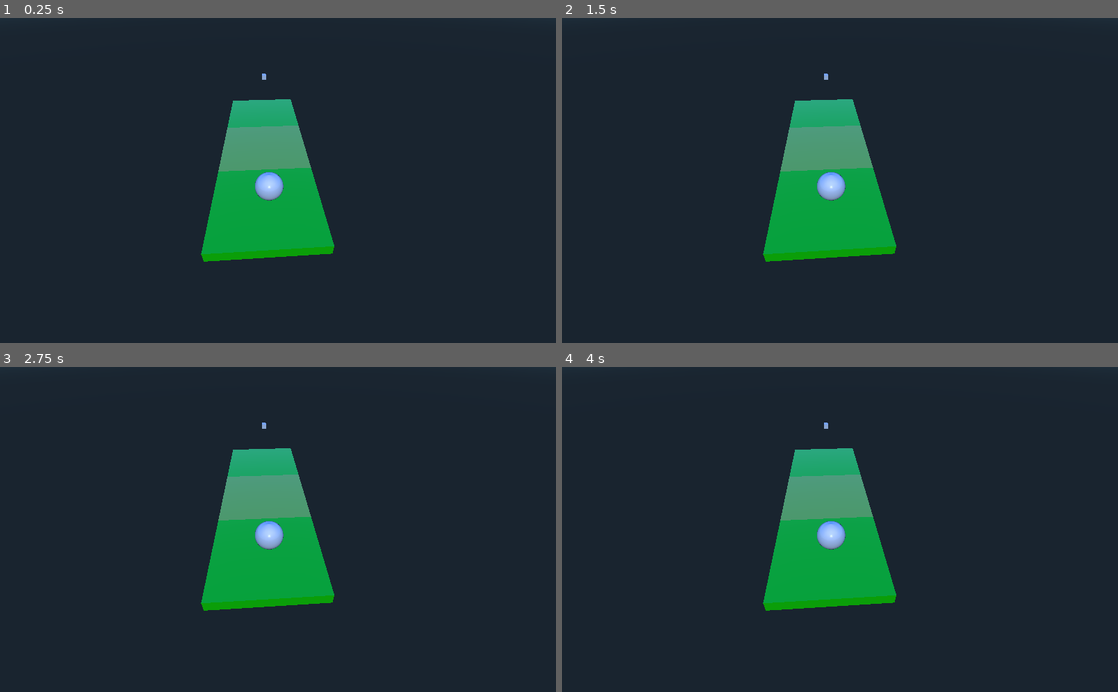
Above: before the commit, frames 1-4 (two rows, left to right).
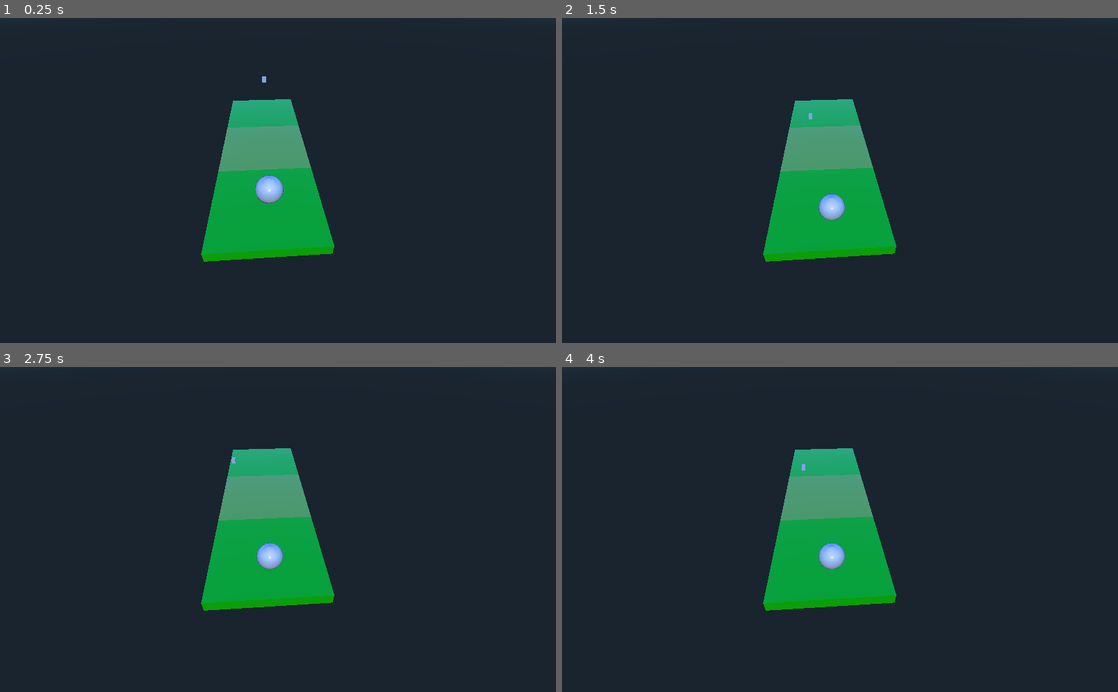
Above: after the commit, the same moments.

Repository: jbreslin33/breslinsoccer
Game: Godot game, scene res://Main.tscn
Same seed, same stepped clock (60 frames per second), same inputs: the game is played once before the commit and once after it.
Inputs:
- Up to frame 1 (0.25 s): no input
- Up to frame 2 (1.5 s): hold Right (ui_right) 0.53-1.28 s; tap Enter at 1.25 s; hold Down (ui_down) from 1.28 s (still down)
- Up to frame 3 (2.75 s): tap Space at 2 s; release Down (ui_down) at 2.03 s; hold Right (ui_right) from 2.03 s (still down)
- Up to frame 4 (4 s): tap Enter at 2.75 s; release Right (ui_right) at 2.78 s; hold Up (ui_up) 2.78-3.53 s; tap Space at 3.5 s; hold Left (ui_left) from 3.53 s (still down)

The runs differ from the first frame. In frame 1, 0.2% of the frame differs, in the area x 45-51%, y 17-58%; in frame 2, 0.6%; in frame 3, 0.6%, in the area x 41-51%, y 17-63%; in frame 4, 0.6%.

Commit message:
ball and player script

Diff:
--- a/Main.tscn
+++ b/Main.tscn
@@ -1,4 +1,7 @@
-[gd_scene load_steps=10 format=2]
+[gd_scene load_steps=12 format=2]
+
+[ext_resource path="res://ball/Ball.gd" type="Script" id=1]
+[ext_resource path="res://player/Player.gd" type="Script" id=2]
 
 [sub_resource type="SpatialMaterial" id=1]
 
@@ -334,6 +337,7 @@
 axis_lock_angular_y = false
 axis_lock_angular_z = false
 collision/safe_margin = 0.001
+script = ExtResource( 1 )
 _sections_unfolded = [ "Transform" ]
 
 [node name="MeshInstance" type="MeshInstance" parent="Ball" index="0"]
@@ -369,6 +373,7 @@
 axis_lock_angular_y = false
 axis_lock_angular_z = false
 collision/safe_margin = 0.001
+script = ExtResource( 2 )
 _sections_unfolded = [ "Transform" ]
 
 [node name="MeshInstance" type="MeshInstance" parent="Player" index="0"]
--- /dev/null
+++ b/ball/Ball.gd
@@ -0,0 +1,31 @@
+extends KinematicBody
+
+# class member variables go here, for example:
+# var a = 2
+# var b = "textvar"
+var speed = 200;
+var direction = Vector3()
+var gravity = -9.8
+var velocity = Vector3()
+
+func _ready():
+	# Called when the node is added to the scene for the first time.
+	# Initialization here.
+	pass
+
+#func _process(delta):
+#	# Called every frame. Delta is time since last frame.
+#	# Update game logic here.
+#	pass
+
+func _physics_process(delta):
+	direction = Vector3(0,0,0)
+
+	direction = direction.normalized()
+	direction = direction * speed * delta
+
+	velocity.y += gravity * delta
+	velocity.x = direction.x
+	velocity.z = direction.z
+
+	velocity = move_and_slide(velocity, Vector3(0,1,0))
--- /dev/null
+++ b/player/Player.gd
@@ -0,0 +1,40 @@
+extends KinematicBody
+
+# class member variables go here, for example:
+# var a = 2
+# var b = "textvar"
+var speed = 200;
+var direction = Vector3()
+var gravity = -9.8
+var velocity = Vector3()
+
+func _ready():
+	# Called when the node is added to the scene for the first time.
+	# Initialization here.
+	pass
+
+#func _process(delta):
+#	# Called every frame. Delta is time since last frame.
+#	# Update game logic here.
+#	pass
+
+func _physics_process(delta):
+	direction = Vector3(0,0,0)
+
+	if Input.is_action_pressed("ui_left"):
+		direction.x -= 1
+	if Input.is_action_pressed("ui_right"):
+		direction.x += 1
+	if Input.is_action_pressed("ui_up"):
+		direction.z -= 1
+	if Input.is_action_pressed("ui_down"):
+		direction.z += 1
+
+	direction = direction.normalized()
+	direction = direction * speed * delta
+
+	velocity.y += gravity * delta
+	velocity.x = direction.x
+	velocity.z = direction.z
+
+	velocity = move_and_slide(velocity, Vector3(0,1,0))
